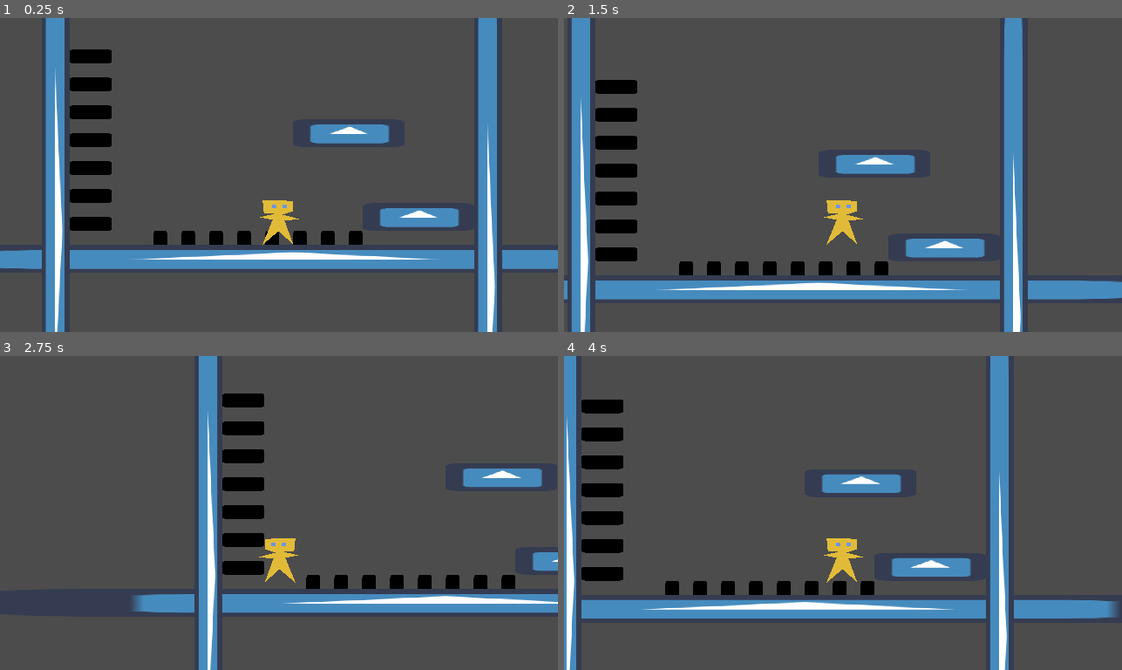
Above: before the commit, frames 1-4 (two rows, left to right).
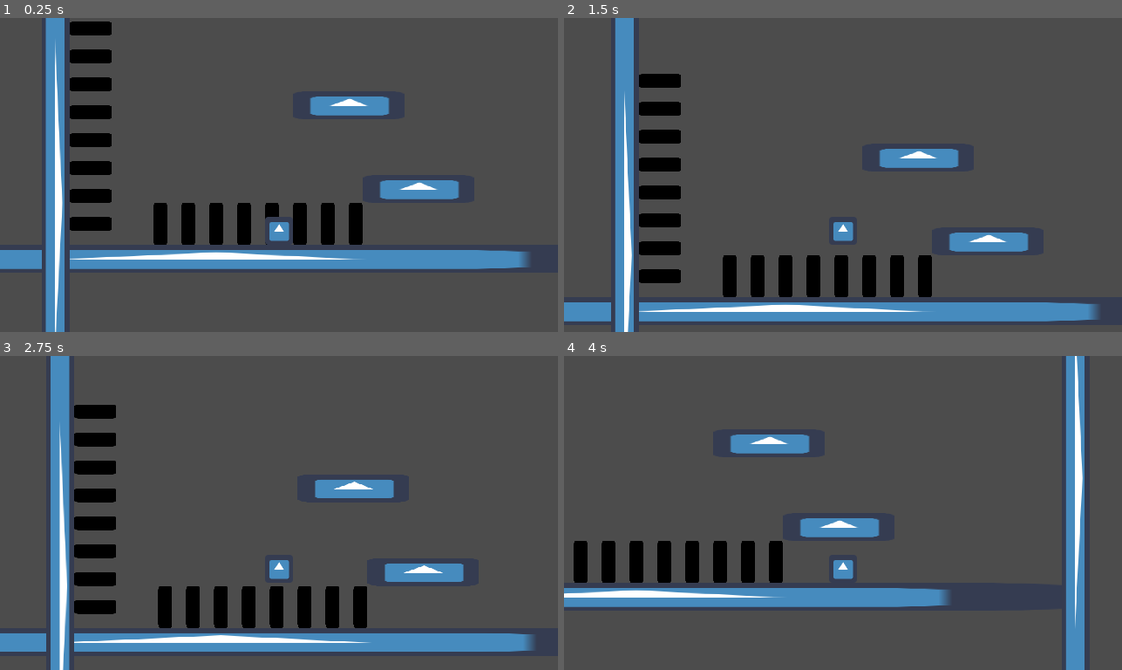
Above: after the commit, the same moments.

Repository: SleepingPhoenix1/Experimenting-with-movement
Game: Godot game, scene res://scenes/test_level.tscn
The game is run twice, just before and just after one commit, with the same random seed, the same clock (stepped at 60 frames per second) and the same inputs. The engine's default icon, where the game draws it, is replaced by a stand-in: a white triangle on a blue panel in a dark square.
Inputs:
- Up to frame 1 (0.25 s): no input
- Up to frame 2 (1.5 s): tap Enter at 0.5 s; hold Ctrl (climb) 0.53-1.28 s; hold Right (ui_right) from 0.53 s (still down); tap Space (ui_jump) at 0.77, 0.8, 1.07, 1.35 s
- Up to frame 3 (2.75 s): tap Space (ui_jump) at 1.52, 1.82, 2.3 s; tap Ctrl (climb) at 1.55 s; release Right (ui_right) at 2.03 s; hold Left (ui_left) from 2.03 s (still down); hold Ctrl (climb) from 2.03 s (still down)
- Up to frame 4 (4 s): release Left (ui_left) at 2.78 s; release Ctrl (climb) at 2.78 s; hold Right (ui_right) from 2.78 s (still down); tap Ctrl (climb) at 2.85 s; tap Space (ui_jump) at 3.02, 3.32, 3.6, 3.77 s

The runs differ from the first frame. In frame 1, 11% of the frame differs, in the area x 0-100%, y 0-100%; in frame 2, 29%; in frame 3, 26%; in frame 4, 24%.

Commit message:
fixed wall climbing and stamina

Diff:
--- a/scenes/player.tscn
+++ b/scenes/player.tscn
@@ -4,12 +4,13 @@
 [ext_resource path="res://scripts/player.gd" type="Script" id=2]
 
 [sub_resource type="RectangleShape2D" id=1]
-extents = Vector2( 8, 12 )
+extents = Vector2( 8, 8 )
 
 [node name="KinematicBody2D" type="KinematicBody2D"]
 script = ExtResource( 2 )
-acceleration = 30
-max_speed = 170
+acceleration = 20
+deceleration = 20
+max_speed = 120
 jump_slowing_down = 20
 jump_height = 30.0
 jump_time_to_peak = 0.3
@@ -17,21 +18,22 @@
 lowfallMultiplier = 40
 maxfallspeed = 500
 Wall_jump_Velocity = Vector2( 230, -210 )
+wall_climb_speed = 75
+stamina_wall_climb_jump = 50
 
 [node name="Icon" type="Sprite" parent="."]
-visible = false
-position = Vector2( 0, -12 )
-scale = Vector2( 0.25, 0.375 )
+position = Vector2( 0, -8 )
+scale = Vector2( 0.25, 0.25 )
 texture = ExtResource( 1 )
 
 [node name="CollisionShape2D" type="CollisionShape2D" parent="."]
-position = Vector2( 0, -12 )
+position = Vector2( 0, -8 )
 shape = SubResource( 1 )
 
 [node name="WallRaycastsRight" type="Node2D" parent="."]
 
 [node name="RayCast2D" type="RayCast2D" parent="WallRaycastsRight"]
-position = Vector2( 8.07475, -23.9056 )
+position = Vector2( 8.075, -16 )
 enabled = true
 cast_to = Vector2( 0.1, 0 )
 
@@ -43,7 +45,7 @@
 [node name="WallRaycastsLeft" type="Node2D" parent="."]
 
 [node name="RayCast2D" type="RayCast2D" parent="WallRaycastsLeft"]
-position = Vector2( -8.14526, -23.9477 )
+position = Vector2( -8.145, -16 )
 enabled = true
 cast_to = Vector2( -0.1, 0 )
 
@@ -52,16 +54,6 @@
 enabled = true
 cast_to = Vector2( -0.1, 0 )
 
-[node name="Polygon2D" type="Polygon2D" parent="."]
-color = Color( 0.886275, 0.737255, 0.223529, 1 )
-polygon = PoolVector2Array( 8.10355, -0.305458, 3.1538, -13.9173, 11.9926, -14.6244, 2.09315, -17.276, 8.11552, -19.2207, 8.1193, -25.1849, -9.39734, -25.4961, -8.69023, -18.1599, -2.59144, -17.718, -11.0767, -15.7734, -3.6521, -14.2708, -9.48573, -0.0402908, -0.293339, -7.73008 )
-
-[node name="Polygon2D" type="Polygon2D" parent="Polygon2D"]
-position = Vector2( 0, -0.530331 )
-color = Color( 0.427451, 0.584314, 0.913725, 1 )
-polygon = PoolVector2Array( -3.91726, -22.2258, -1.79594, -22.3142, -1.61916, -20.458, -3.91726, -20.6348 )
-
-[node name="Polygon2D2" type="Polygon2D" parent="Polygon2D"]
-position = Vector2( 6.0988, -0.618717 )
-color = Color( 0.427451, 0.584314, 0.913725, 1 )
-polygon = PoolVector2Array( -3.91726, -22.2258, -1.79594, -22.3142, -1.61916, -20.458, -3.91726, -20.6348 )
+[node name="Coyote timer" type="Timer" parent="."]
+wait_time = 0.1
+one_shot = true
--- a/scenes/test_level.tscn
+++ b/scenes/test_level.tscn
@@ -12,18 +12,16 @@
 [node name="test_level" type="Node2D"]
 
 [node name="StaticBody2D" type="StaticBody2D" parent="."]
-position = Vector2( -120, 56 )
+position = Vector2( -64, 216 )
 __meta__ = {
 "_edit_group_": true
 }
 
 [node name="Icon" type="Sprite" parent="StaticBody2D"]
-position = Vector2( 100, 144 )
 scale = Vector2( 7.875, 0.25 )
 texture = ExtResource( 1 )
 
 [node name="CollisionShape2D" type="CollisionShape2D" parent="StaticBody2D"]
-position = Vector2( 99.5, 144 )
 shape = SubResource( 1 )
 
 [node name="StaticBody2D4" type="StaticBody2D" parent="."]
@@ -55,19 +53,17 @@
 shape = SubResource( 2 )
 
 [node name="StaticBody2D2" type="StaticBody2D" parent="."]
-position = Vector2( 240, 112 )
+position = Vector2( 192, 144 )
 rotation = 1.5708
 __meta__ = {
 "_edit_group_": true
 }
 
 [node name="Icon" type="Sprite" parent="StaticBody2D2"]
-position = Vector2( 100, 144 )
 scale = Vector2( 7.875, 0.25 )
 texture = ExtResource( 1 )
 
 [node name="CollisionShape2D" type="CollisionShape2D" parent="StaticBody2D2"]
-position = Vector2( 99.5, 144 )
 shape = SubResource( 1 )
 
 [node name="StaticBody2D3" type="StaticBody2D" parent="."]
--- a/scripts/player.gd
+++ b/scripts/player.gd
@@ -41,28 +41,25 @@
 
 var can_wall_climb = true
 
+#stamina
+export var max_stamina = 200
+var stamina
+export var stamina_on_wall : float = 1
+export var stamina_wall_climb = 2
+export var stamina_wall_climb_jump = 5
+
+
 func _ready():
 	pass
 
 
 func _process(delta):
 	if (has_jumped or has_wall_jumped) and is_on_floor():
-		max_speed = 170
+		max_speed = 120
 		has_jumped = false
 		has_wall_jumped = false
 		tick = false
-		can_wall_climb = true
-
-
-
-
-
-
-
-func _physics_process(delta):
-	movement()
-	_update_wall_directions()
-	print(velocity.y)
+
 
 	#lowers max speed if in air
 	if !is_on_floor():
@@ -75,10 +72,22 @@
 			has_pressed_jump = false
 		has_jumped = true
 
+
+
+
+
+func _physics_process(delta):
+	movement()
+	_update_wall_directions()
+	print(stamina)
+
+
+
 	if Input.is_action_just_pressed("ui_jump"):
 		has_pressed_jump = true
-		if is_on_floor():
+		if is_on_floor() or !$"Coyote timer".is_stopped():
 			jump()
+			$"Coyote timer".stop()
 
 	#low jumping
 	if has_jumped and Input.is_action_just_released("ui_jump") and velocity.y < 0:
@@ -96,16 +105,21 @@
 	if Input.is_action_pressed("ui_left"):
 		is_moving = true
 		direction = -1
-		$Polygon2D.scale.x = -1
 	elif Input.is_action_pressed("ui_right"):
 		is_moving = true
 		direction = 1
-		$Polygon2D.scale.x = 1
 	else:
 
 		is_moving = false
 		deceleration()
+
+	#coyote timer
+	var was_on_floor = is_on_floor()
+
 	move_and_slide(velocity, Vector2.UP)
+
+	if !is_on_floor() and was_on_floor and !has_jumped and velocity.y > 0:
+		$"Coyote timer".start()
 
 	#max falling speed
 	if velocity.y > maxfallspeed:
@@ -118,6 +132,16 @@
 	#removes y velocity when on ground
 	if is_on_floor() and !has_jumped:
 		velocity.y = 1
+		stamina = max_stamina
+
+	#removes x velocity if colliding with a wall
+	if is_on_wall():
+		velocity.x = 0
+
+	#fall detector
+	if velocity.y > 0:
+		can_wall_climb = true
+
 
 	#wall jumping and sliding
 	if !is_on_floor() and wall_direction != 0:
@@ -128,21 +152,28 @@
 			velocity.y = max_wall_slide_speed
 
 	#wall climbing
-	if Input.is_action_pressed("climb") and wall_direction != 0 and can_wall_climb:
+	if Input.is_action_pressed("climb") and wall_direction != 0 and can_wall_climb and stamina > 0:
 		can_move = false
-		#velocity.y = -11.111112
 		jump_gravity = 0
 		fall_gravity = 0
 		if Input.is_action_pressed("ui_up"):
-			velocity.y = -wall_climb_speed #- 11.111112
+			velocity.y = -wall_climb_speed
+			stamina -= stamina_wall_climb
 		elif Input.is_action_pressed("ui_down"):
-			velocity.y = wall_climb_speed#$ - 11.111112
-		else: velocity.y = 0
+			velocity.y = wall_climb_speed
+			stamina -= stamina_wall_climb
+		elif Input.is_action_just_pressed("ui_jump"):
+			pass
+		else:
+			velocity.y = 0
+			stamina -= stamina_on_wall
 		wall_jumping()
 	else:
 		can_move = true
 		jump_gravity = ((-2.0 * jump_height) / (jump_time_to_peak * jump_time_to_peak)) * -1.0
 		fall_gravity = ((-2.0 * jump_height) / (jump_time_to_descent * jump_time_to_descent)) * -1.0
+
+
 
 
 
@@ -175,6 +206,7 @@
 
 func wall_jumping():
 	if Input.is_action_just_pressed("ui_jump"):
+		stamina -= stamina_wall_climb_jump
 		can_wall_climb = false
 		has_wall_jumped = true
 		var wall_jump_velocity = Wall_jump_Velocity
